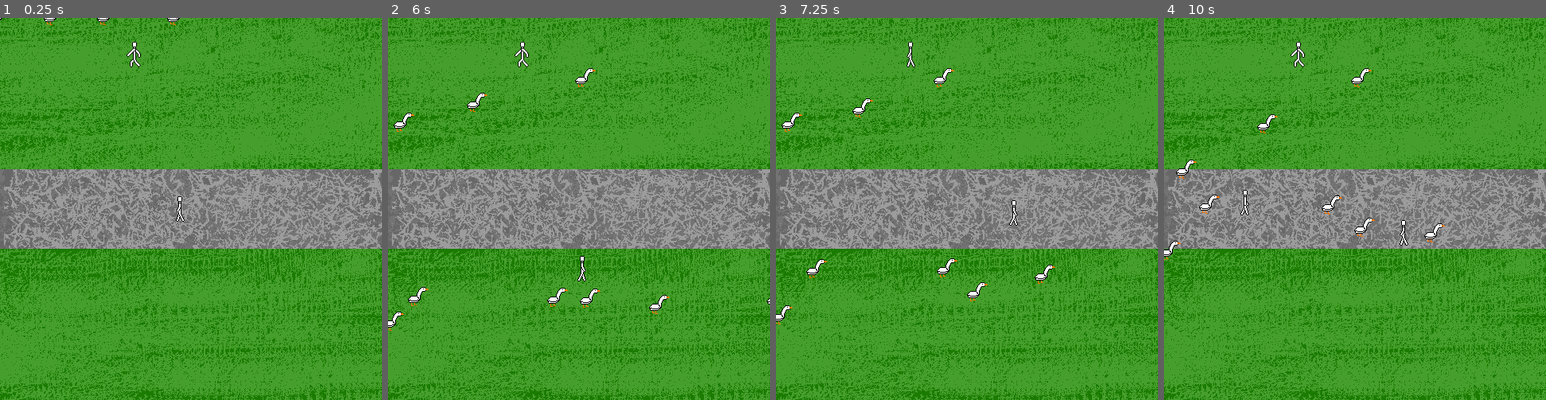
Above: before the commit, frames 1-4 (left to right).
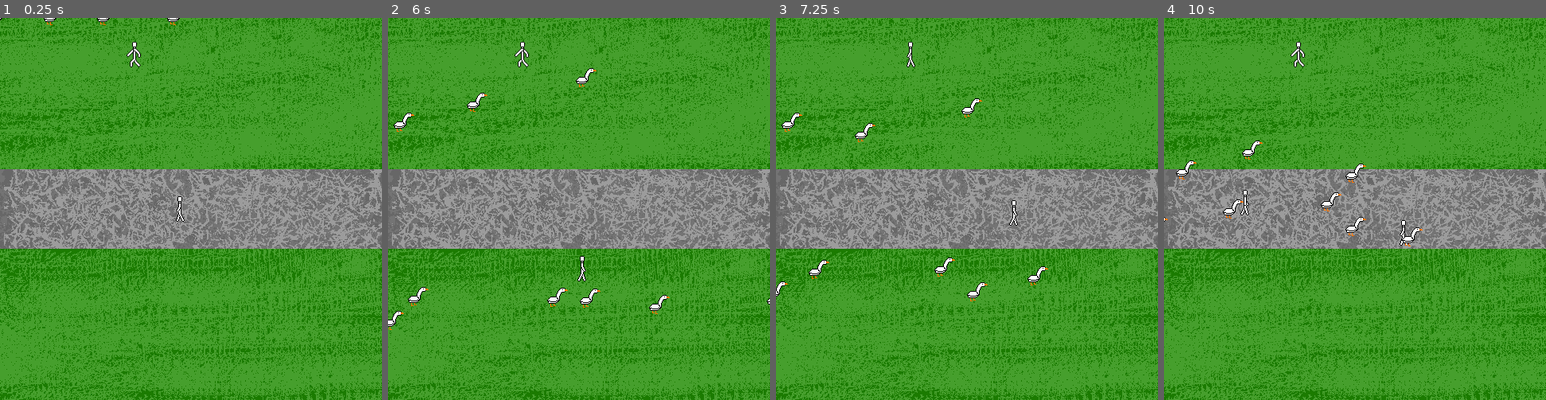
Above: after the commit, the same moments.

Repository: Qmtfive/GooseGame
Game: Godot game, scene res://Level.tscn
Same seed, same stepped clock (60 frames per second), same inputs: the game is played once before the commit and once after it. The project has no main scene, so this scene is started directly.
Inputs:
- Up to frame 1 (0.25 s): no input
- Up to frame 2 (6 s): hold Right (ui_right) 0.53-1.28 s; hold Down (ui_down) 1.28-2.03 s; hold Right (ui_right) 2.03-2.78 s; hold Up (ui_up) 2.78-3.53 s; hold Left (ui_left) 3.53-5.03 s; hold Down (ui_down) 5.03-5.78 s; hold Right (ui_right) from 5.78 s (still down)
- Up to frame 3 (7.25 s): release Right (ui_right) at 6.53 s; hold Up (ui_up) from 6.53 s (still down)
- Up to frame 4 (10 s): release Up (ui_up) at 7.28 s; hold Right (ui_right) 7.28-8.03 s; hold Down (ui_down) 8.03-8.78 s; hold Left (ui_left) 8.78-9.53 s; hold Up (ui_up) from 9.53 s (still down)

The runs differ from the first frame. In frame 1, less than 0.1% of the frame differs, in the area x 34-36%, y 7-12%; in frame 2, less than 0.1%; in frame 3, 0.9%; in frame 4, 1.2%, in the area x 0-74%, y 7-64%.

Commit message:
idk what i did but it fixed the timer memory leak (?!)

Diff:
--- a/Goose.gd
+++ b/Goose.gd
@@ -5,6 +5,8 @@
 export var xvel = 0
 export var yvel = 0
 var yveltempstore = 0
+var timeTillStop = null
+var timeTillWalkAgain = null
 
 func newStopTimer():
 	var timeTillStop = Timer.new()
@@ -31,8 +33,7 @@
 	var rand = RandomNumberGenerator.new()
 	rand.randomize()
 	xvel = rand.randf_range(-.5,.5)
-	var timeTillStop = Timer.new()
-	newStopTimer()
+	timeTillStop = newStopTimer()
 
 # Called every frame. 'delta' is the elapsed time since the previous frame.
 func _process(delta):
@@ -45,14 +46,16 @@
 	position += velocity * delta
 
 func stop():
+	timeTillStop.stop()
 	yveltempstore = yvel
 	yvel = 0
 	xvel = 0
-	newWalkTimer()
+	timeTillWalkAgain = newWalkTimer()
 
 func changeDirection():
+	timeTillWalkAgain.stop()
 	var rand = RandomNumberGenerator.new()
 	rand.randomize()
 	xvel = rand.randf_range(-.5,.5)
 	yvel = yveltempstore
-	newStopTimer()
+	timeTillStop = newStopTimer()
--- a/Level.tscn
+++ b/Level.tscn
@@ -32,6 +32,7 @@
 position = Vector2( 168.036, 45.8197 )
 frames = SubResource( 1 )
 animation = "WalkingDude"
+frame = 2
 playing = true
 
 [node name="Player" type="Area2D" parent="."]
@@ -42,7 +43,7 @@
 [node name="WalkingDude" type="AnimatedSprite" parent="Player"]
 frames = SubResource( 1 )
 animation = "WalkingDude"
-frame = 1
+frame = 3
 playing = true
 
 [node name="CollisionShape2D" type="CollisionShape2D" parent="Player"]
